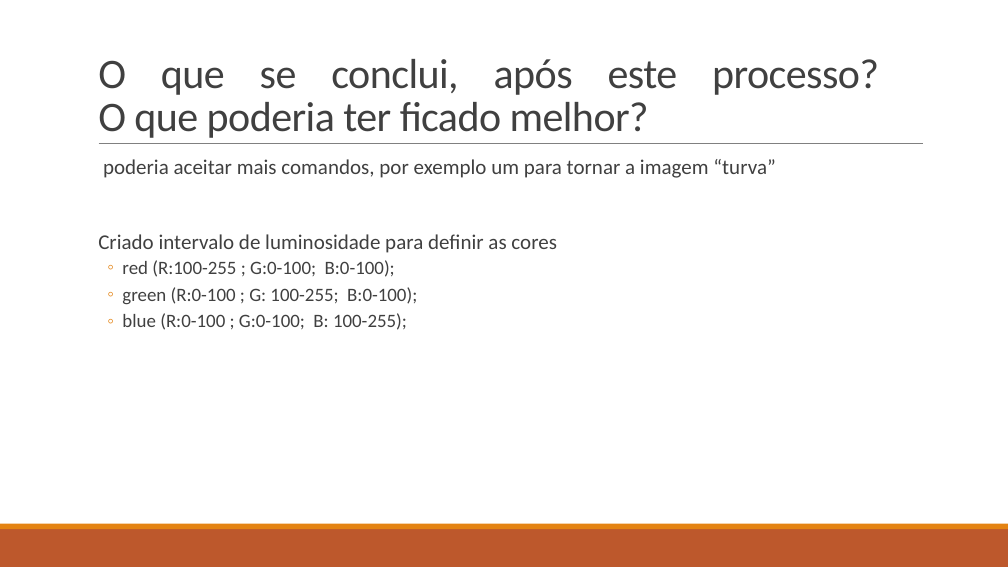
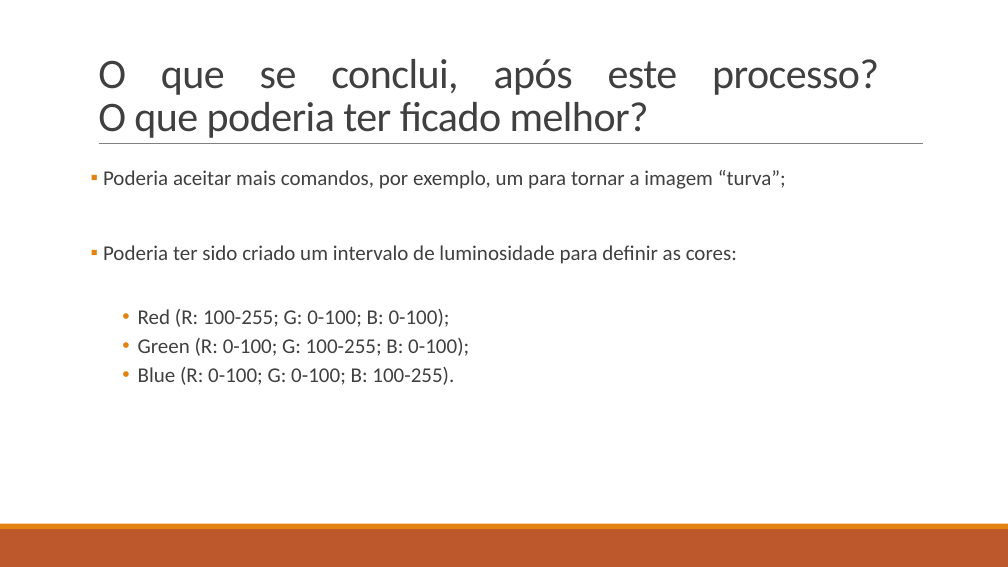
Before and after one commit to lightningspirit/LDS2023, a slide deck: slide 7 of Apresentação da aplicação demonstradora de análise e edição de imagens.pptx. Drawn at 1008x567 pixels with LibreOffice and Linux fonts; fonts in the diff are those of the drawing. Boxes give left, top, right and bottom in pixels: in the first picture for what was removed or moved away, otherwise in the second. Text is boxed around its words. In the diff, an @@ line names an element or a change of style, - is before the commit and + after.

```diff
--- a/Apresentação da aplicação demonstradora de análise e edição de imagens.pptx
+++ b/Apresentação da aplicação demonstradora de análise e edição de imagens.pptx
@@ text at box(103, 170, 786, 385): text changed @@
-  poderia aceitar mais comandos, por exemplo um para tornar a imagem “turva”
-  Criado intervalo de luminosidade para definir as cores
-  ◦ red (R:100-255 ; G:0-100; B:0-100);
-  ◦ green (R:0-100 ; G: 100-255; B:0-100);
-  ◦ blue (R:0-100 ; G:0-100; B: 100-255);
+▪ Poderia aceitar mais comandos, por exemplo, um para tornar a imagem “turva”;
+▪ Poderia ter sido criado um intervalo de luminosidade para definir as cores:
+    • Red (R: 100-255; G: 0-100; B: 0-100);
+    • Green (R: 0-100; G: 100-255; B: 0-100);
+    • Blue (R: 0-100; G: 0-100; B: 100-255).
```
Also in this commit, not shown: 4 other slides changed.
